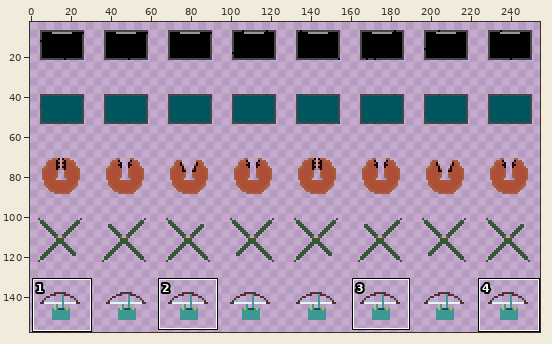
File history of a sprite sheet, LD27_PROJECT/img temp/ready/mobSheet.png. Above: a wide view before the commit, with the close-up outlined.
Close-up. As it was:
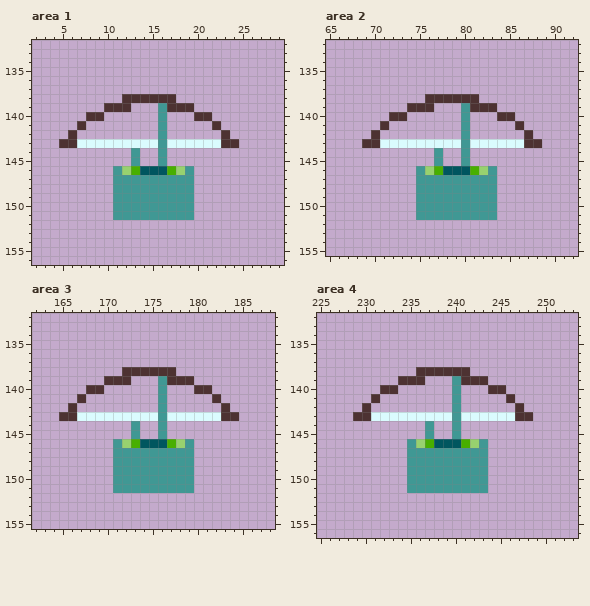
The file is 256x256 pixels. Colours within 5 levels of each other are drawn and written as one. Shown: area 1: x 2..29, y 132..156; area 2: x 65..92, y 132..155; area 3: x 162..188, y 132..155; area 4: x 225..253, y 132..156. The wide view leaves out empty margins. The commit also changed other parts of the picture, which this record leaves out.
Now the later version:
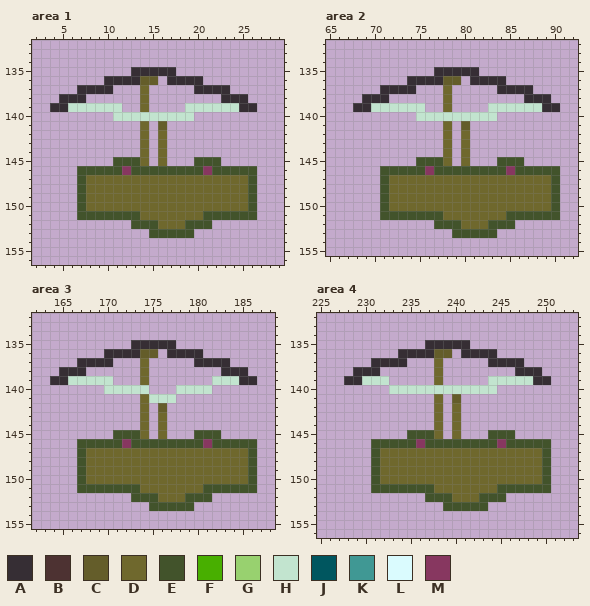
Palette (. is transparent): A #362e34  B #4d3232  C #645d2a  D #6f682d  E #42532b  F #48af00  G #98d16f  H #c2e4cf  J #00565f  K #409894  L #dafbfe  M #873760
Change:
Changed rows in their new state; - is an unchanged pixel.
Area 1:
first column x 4:
135 ---------AAAAA---------
136 ------AAAACC-AAAA------
137 ---AAAA---D-----AAAA---
138 -AAA----..D...-----AAA-
139 AAHHHHHH.-D-...HHHHHHAA
140 ----..-HHHHHHHHH..-----
141 ---.------D-C-----.----
142 --.-------D-D------.---
143 -.........D.D........--
144 ---------.D-D----------
145 -------EEED-D---EEE----
146 ---EEEEEMEEEEEEEEMEEEEE
147 ---EDDDDDDDDDDDDDDDDDDE
148 ---EDDDDDDDDDDDDDDDDDDE
149 ---EDDDDDDDDDDDDDDDDDDE
150 ---EDDDDDDDDDDDDDDDDDDE
151 ---EEEEEEEDDDDDDDEEEEEE
152 ---------EEEDDDEEE-----
153 -----------EEEEE-------
Area 2:
first column x 68:
135 ---------AAAAA---------
136 ------AAAACC-AAAA------
137 ---AAAA---D-----AAAA---
138 -AAA----..D...-----AAA-
139 AAHHHHHH.-D-...HHHHHHAA
140 ----..-HHHHHHHHH..-----
141 ---.------D-C-----.----
142 --.-------D-D------.---
143 -.........D.D........--
144 ---------.D-D----------
145 -------EEED-D---EEE----
146 ---EEEEEMEEEEEEEEMEEEEE
147 ---EDDDDDDDDDDDDDDDDDDE
148 ---EDDDDDDDDDDDDDDDDDDE
149 ---EDDDDDDDDDDDDDDDDDDE
150 ---EDDDDDDDDDDDDDDDDDDE
151 ---EEEEEEEDDDDDDDEEEEEE
152 ---------EEEDDDEEE-----
153 -----------EEEEE-------
Area 3:
first column x 164:
135 ---------AAAAA---------
136 ------AAAACC-AAAA------
137 ---AAAA---D-----AAAA---
138 -AAA----..D...-----AAA-
139 AAHHHHH..-D-....--HHHAA
140 ----..HHHHH-.-HHHH-----
141 ---.------DHHH----.----
142 --.-------D-C------.---
143 -.........D.D........--
144 ---------.D-D----------
145 -------EEED-D---EEE----
146 ---EEEEEMEEEEEEEEMEEEEE
147 ---EDDDDDDDDDDDDDDDDDDE
148 ---EDDDDDDDDDDDDDDDDDDE
149 ---EDDDDDDDDDDDDDDDDDDE
150 ---EDDDDDDDDDDDDDDDDDDE
151 ---EEEEEEEDDDDDDDEEEEEE
152 ---------EEEDDDEEE-----
153 -----------EEEEE-------
Area 4:
first column x 228:
135 ---------AAAAA---------
136 ------AAAACC-AAAA------
137 ---AAAA---D-----AAAA---
138 -AAA----..D...-----AAA-
139 AAHHH-...-D-....HHHHHAA
140 ----.HHHHHHHHHHHH.-----
141 ---.------D-C-----.----
142 --.-------D-D------.---
143 -.........D.D........--
144 ---------.D-D----------
145 -------EEED-D---EEE----
146 ---EEEEEMEEEEEEEEMEEEEE
147 ---EDDDDDDDDDDDDDDDDDDE
148 ---EDDDDDDDDDDDDDDDDDDE
149 ---EDDDDDDDDDDDDDDDDDDE
150 ---EDDDDDDDDDDDDDDDDDDE
151 ---EEEEEEEDDDDDDDEEEEEE
152 ---------EEEDDDEEE-----
153 -----------EEEEE-------
Pixel boxes of the changes (left, top, right, bottom) in both close-ups:
changed: (50, 67, 257, 238)
changed: (353, 67, 560, 238)
changed: (50, 340, 257, 511)
changed: (344, 340, 551, 511)
